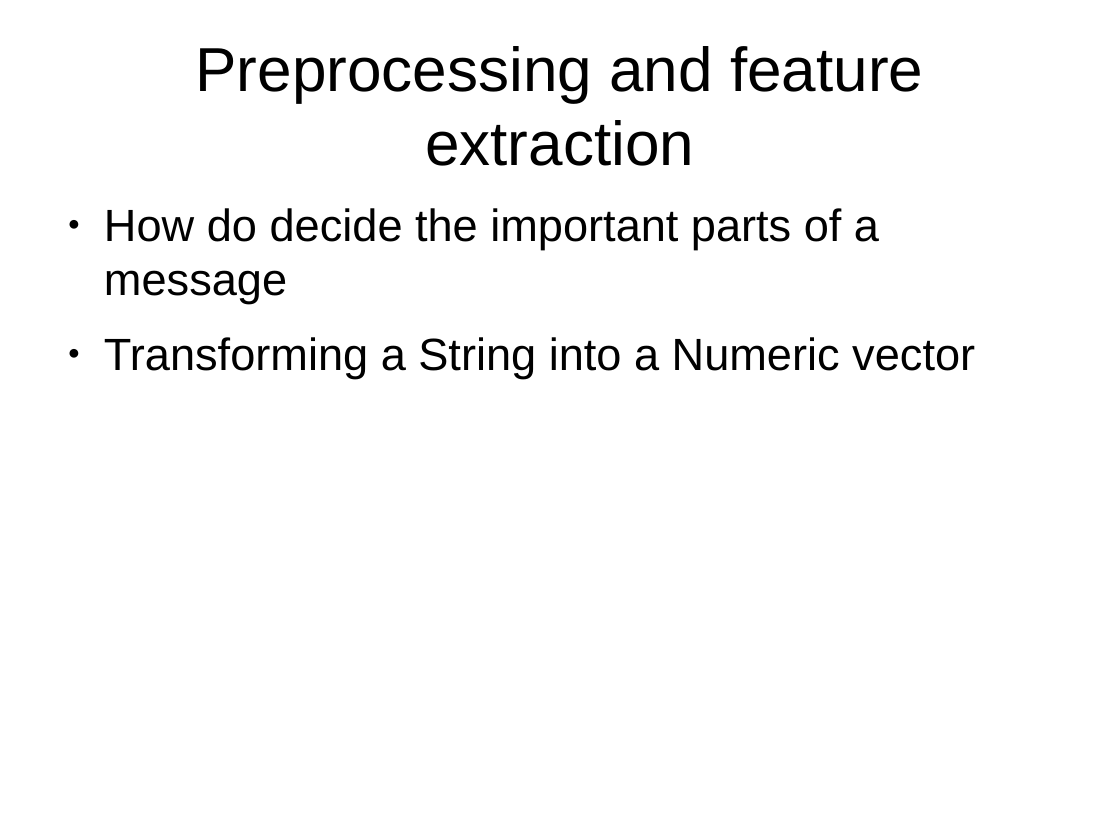
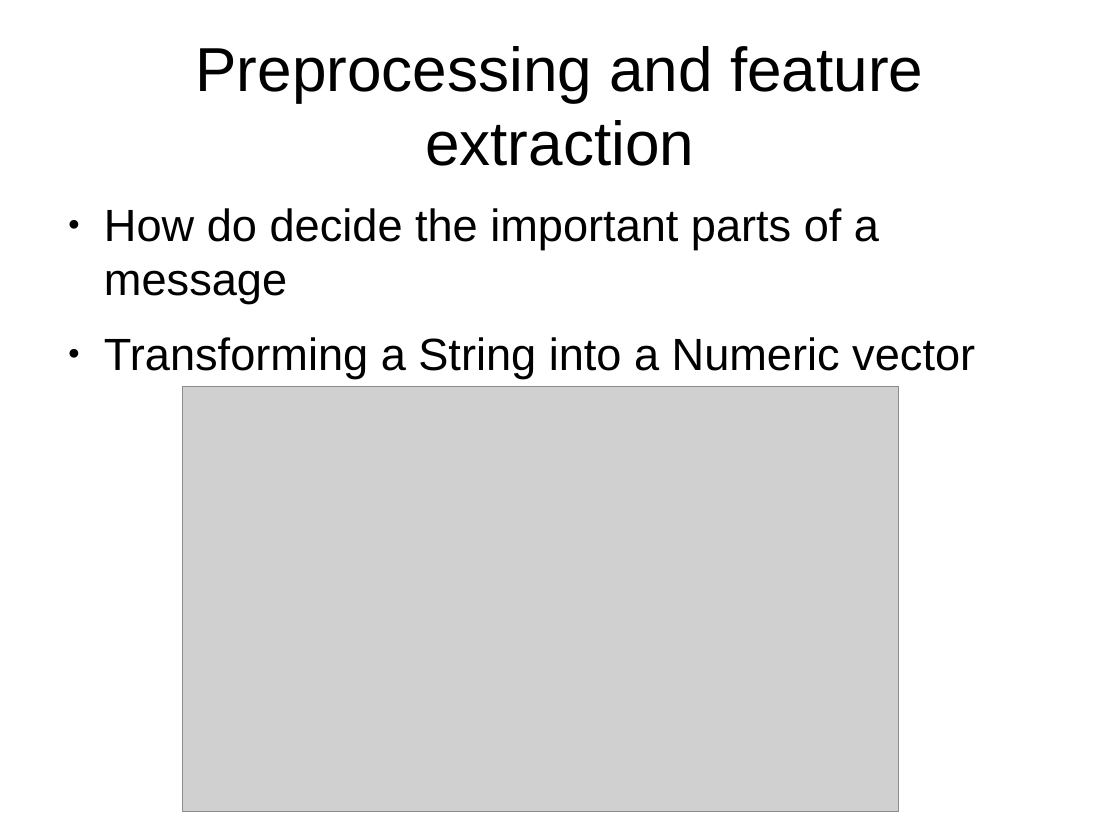
Before and after one commit to Sekvens/MachineLearning, a slide deck: slide 5 of project/presentation/presentation.odp (slide 4 before the commit). Drawn at 1120x840 pixels with LibreOffice and Linux fonts; fonts in the diff are those of the drawing; grey boxes stand for pictures. Boxes give left, top, right and bottom in pixels: in the first picture for what was removed or moved away, otherwise in the second. Text is boxed around its words. In the diff, an @@ line names an element or a change of style, - is before the commit and + after.

Commit message:
Added pictures to most slides. Broken some slides into two different slides. Small typograpy fixes and other things.

```diff
--- a/project/presentation/presentation.odp
+++ b/project/presentation/presentation.odp
@@ text "How do decide the important ..." at (104,208,975,378): highlight #FFFFFF to none @@
@@ picture added at (183,386,899,812) @@
```
Also in this commit, not shown: 6 other slides changed, 4 slides added.
